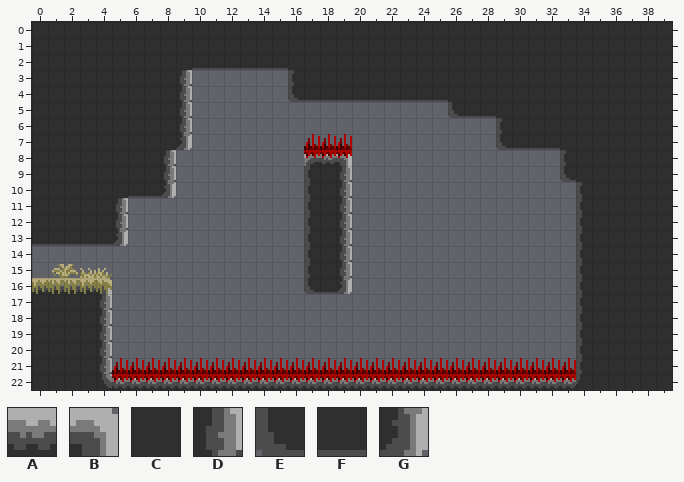
Tiled map (JSON): Bin/Levels/Level_Hard_01.json. This is how it looked before the edit.
Cells are 8x8 px. Shown: x 0..39, y 0..22.
Key: from "passontileset": A 289, B 290, C 321, D 322, E 352, F 353, G 354.
_ is an empty cell.
Layers that did not change in this view are not listed.
Layer "FG1" before, first column x 0:
 7 CCCCCCC
 8 CCCCCCC
 9 CCCCCCC
10 CCCCCCF
11 CCCCCD_
12 CCCCCD_
13 FFFFFG_
14 _______
15 _______
16 AAAAB__
17 CCCCD__
And afterwards:
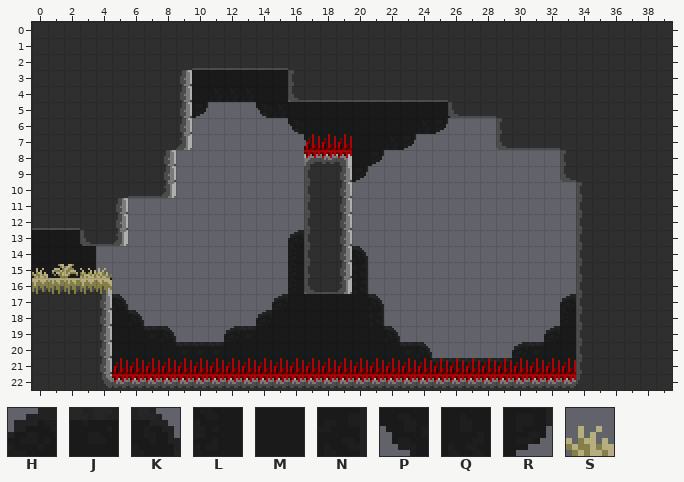
Further tiles: from "passontileset": H 16, J 17, K 18, L 48, M 49, N 50, P 80, Q 81, R 82, S 384.
The edit:
Layer "BG1":
The author put tile H in row 13 at x 16; in row 17 at x 15 and 33; in row 18 at x 14; in row 19 at x 12 and 32; in row 20 at x 30.
The author put tile J in row 19 at x 7 and 13; in row 20 at x 9 to 11, 23 and 31; in row 21 at x 25 to 29.
The author put tile K in row 14 at x 20; in row 17 at x 5 and 21; in row 18 at x 6; in row 19 at x 8 and 22; in row 20 at x 24.
The author put tile L in rows 14 to 16 at x 16; in row 18 at x 33.
The author put tile M in row 3 at x 10 to 15; in row 4 at x 10 and 14 to 15; in row 5 at x 16 to 26; in row 6 at x 17 to 23; in row 7 at x 18 to 21; in row 8 at x 20.
The author put tile M in rows 13 to 15 at x 0 to 3; in row 16 at x 4; in row 17 at x 16 to 20; in row 18 at x 5 and 15 to 20; in row 19 at x 5 to 6, 14 to 21 and 33; in row 20 at x 5 to 8, 12 to 22 and 32 to 33.
The author put tile M in row 21 at x 5 to 24 and 30 to 33.
The author put tile N in rows 15 to 16 at x 20; in row 18 at x 21.
The author put tile P in row 5 at x 14; in row 6 at x 16; in row 7 at x 17.
The author put tile Q in row 4 at x 11 to 13; in row 5 at x 15; in row 6 at x 24; in row 7 at x 22.
The author put tile R in row 5 at x 10; in row 6 at x 25; in row 7 at x 23; in row 8 at x 21; in row 9 at x 20.
Layer "FG1":
Tile F becomes tile E in row 13 at x 3.
Tile C becomes tile F in row 12 at x 0 to 2.
The author put tile S in row 15 at x 0.
Tile F is gone in row 13 at x 0 to 2.
Changed places in both pictures, as pixel boxes (x1, y1, x2, y2):
added: (192, 70, 450, 182)
changed: (32, 228, 576, 370)
